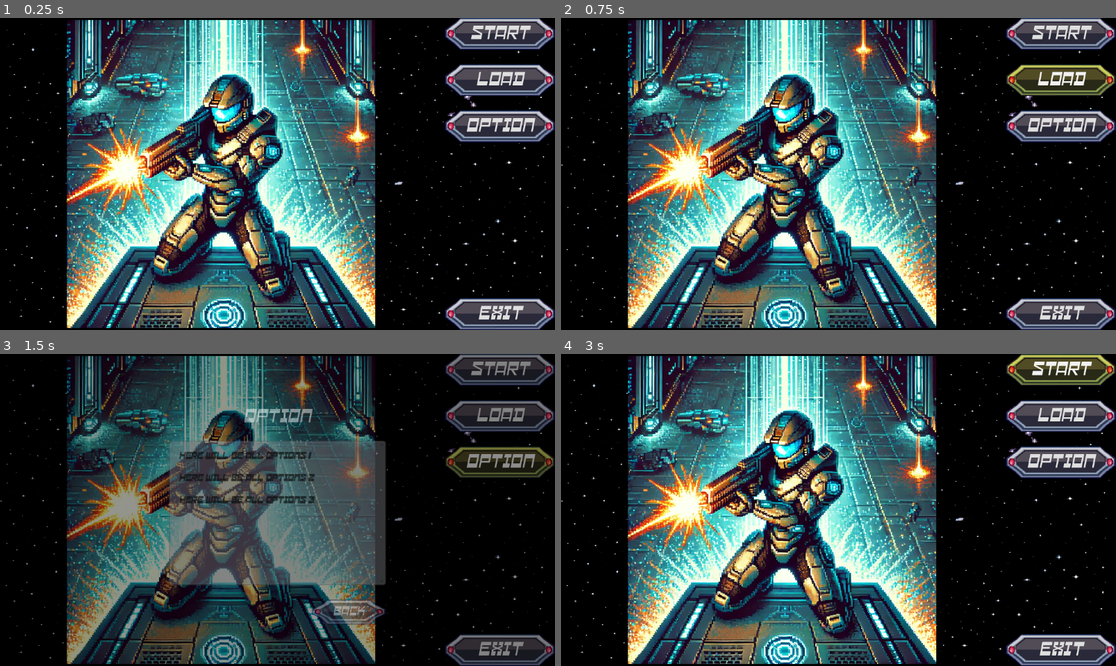
Above: before the commit, frames 1-4 (two rows, left to right).
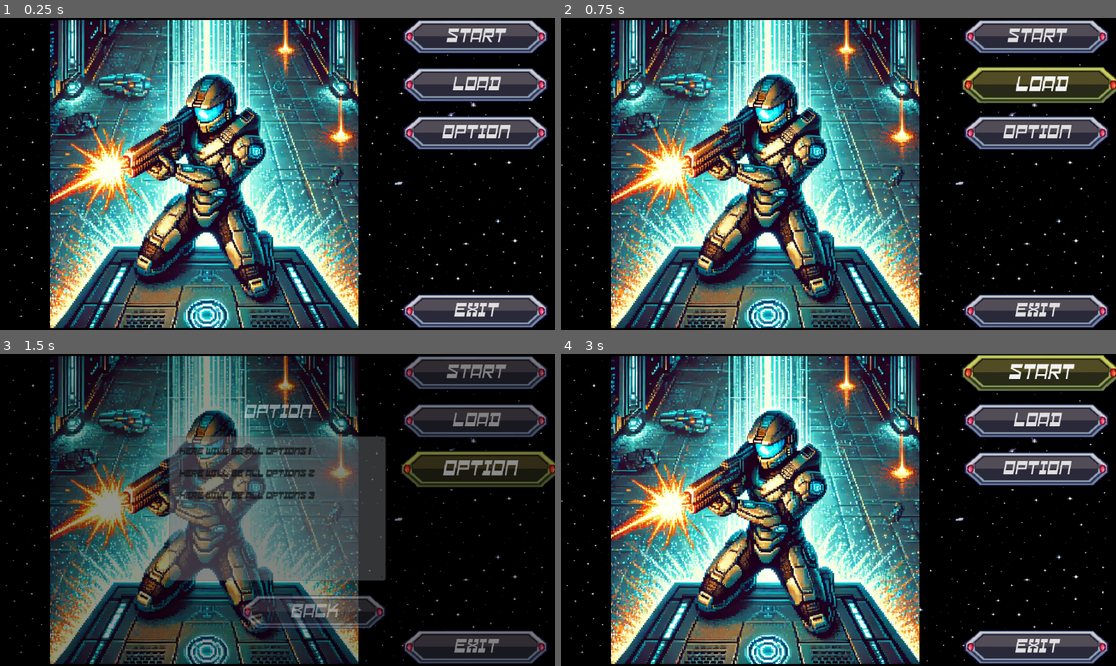
Above: after the commit, the same moments.

Repository: marmusevich/godot_prj
Game: Godot game, scene res://modes/main_menu/main_menu.tscn
Two runs of this game, one before a commit and one after it. Both use one fixed random seed, a clock stepped at 60 frames per second and the inputs below.
Inputs:
- Up to frame 1 (0.25 s): no input
- Up to frame 2 (0.75 s): click "Load" at 0.5 s
- Up to frame 3 (1.5 s): click "Option" at 1.25 s
- Up to frame 4 (3 s): click "Back" at 2 s; click "Start" at 2.75 s

The runs differ from the first frame. In frame 1, 58% of the frame differs, in the area x 9-100%, y 0-100%; in frame 2, 58%; in frame 3, 47%; in frame 4, 59%.

Commit message:
apply my button

Diff:
--- a/gaser-squad/modes/common/ui/options_menu.gd
+++ b/gaser-squad/modes/common/ui/options_menu.gd
@@ -1,5 +1,8 @@
 extends SubMenuScreen
 
 
-func _on_button_pressed() -> void:
+
+
+
+func _on_primary_button_activated(id: StringName) -> void:
 	close()
--- a/gaser-squad/modes/common/ui/options_menu.tscn
+++ b/gaser-squad/modes/common/ui/options_menu.tscn
@@ -3,9 +3,7 @@
 [ext_resource type="Script" uid="uid://bmef2x836aygr" path="res://modes/common/ui/options_menu.gd" id="1_s88ok"]
 [ext_resource type="FontFile" uid="uid://b3vwaxu0b641a" path="res://assets/fonts/ZeitmaxItalic-nA2g4.ttf" id="2_3rvs4"]
 [ext_resource type="StyleBox" uid="uid://dv2u3occ02qk8" path="res://modes/common/ui/styles/metal_panel_style_box.tres" id="3_3n08d"]
-[ext_resource type="StyleBox" uid="uid://djovw4ruq0k3y" path="res://modes/common/ui/styles/button_menu_normal_style_box.tres" id="4_qmgas"]
-[ext_resource type="StyleBox" uid="uid://dlj8i5mb7o6nh" path="res://modes/common/ui/styles/button_menu_presed_style_box.tres" id="5_oal84"]
-[ext_resource type="StyleBox" uid="uid://3orv70evk4gv" path="res://modes/common/ui/styles/button_menu_hover_style_box.tres" id="6_mr6cv"]
+[ext_resource type="PackedScene" uid="uid://dtag2hjbhq5uv" path="res://modes/common/ui/primary_buton.tscn" id="4_hxukf"]
 
 [sub_resource type="StyleBoxEmpty" id="StyleBoxEmpty_3n08d"]
 
@@ -91,14 +89,9 @@
 size_flags_horizontal = 3
 theme_override_styles/separator = SubResource("StyleBoxEmpty_3n08d")
 
-[node name="btnBack" type="Button" parent="CenterContainer/VBoxContainer/HBoxContainer" unique_id=1007435389]
+[node name="btnBack" parent="CenterContainer/VBoxContainer/HBoxContainer" unique_id=439914430 instance=ExtResource("4_hxukf")]
 layout_mode = 2
-size_flags_horizontal = 8
-theme_override_fonts/font = ExtResource("2_3rvs4")
-theme_override_font_sizes/font_size = 24
-theme_override_styles/normal = ExtResource("4_qmgas")
-theme_override_styles/pressed = ExtResource("5_oal84")
-theme_override_styles/hover = ExtResource("6_mr6cv")
 text = "Back"
+button_id = &"back"
 
-[connection signal="pressed" from="CenterContainer/VBoxContainer/HBoxContainer/btnBack" to="." method="_on_button_pressed"]
+[connection signal="activated" from="CenterContainer/VBoxContainer/HBoxContainer/btnBack" to="." method="_on_primary_button_activated"]
--- a/gaser-squad/modes/main_menu/main_menu.gd
+++ b/gaser-squad/modes/main_menu/main_menu.gd
@@ -12,17 +12,18 @@
 	options_menu.visible = false
 
 
+func _on_primary_button_activated(id: StringName) -> void:
+	print("main menu::_on_primary_button_activated ID = ", id)
+	match id:
+		"start":
+			pass
+		"load":
+			pass
+		"option":
+			submenu_manager.push(options_menu)
+		"quit":
+			pass
 
-func _on_btn_start_pressed() -> void:
-	pass # Replace with function body.
-
-
-func _on_btn_load_pressed() -> void:
-	pass # Replace with function body.
-
-
-func _on_btn_option_pressed() -> void:
-	submenu_manager.push(options_menu)
-
-func _on_btn_exit_pressed() -> void:
-	pass # Replace with function body.
+		_:
+			# Знак подчеркивания работает как "default"
+			push_warning("Неизвестный ID кнопки: ", id)
--- a/gaser-squad/modes/main_menu/main_menu.tscn
+++ b/gaser-squad/modes/main_menu/main_menu.tscn
@@ -3,10 +3,7 @@
 [ext_resource type="Script" uid="uid://63bdtoo0squk" path="res://modes/main_menu/main_menu.gd" id="1_dl2bw"]
 [ext_resource type="Texture2D" uid="uid://dal2jr5w2hy7s" path="res://assets/ui/menus/main-menu-fon.tres" id="1_w4exr"]
 [ext_resource type="Texture2D" uid="uid://diihwg8os0qg0" path="res://assets/ui/menus/main-menu-solder.tres" id="2_dl2bw"]
-[ext_resource type="FontFile" uid="uid://b3vwaxu0b641a" path="res://assets/fonts/ZeitmaxItalic-nA2g4.ttf" id="3_3mg83"]
-[ext_resource type="StyleBox" uid="uid://djovw4ruq0k3y" path="res://modes/common/ui/styles/button_menu_normal_style_box.tres" id="5_vb33w"]
-[ext_resource type="StyleBox" uid="uid://dlj8i5mb7o6nh" path="res://modes/common/ui/styles/button_menu_presed_style_box.tres" id="6_pwshh"]
-[ext_resource type="StyleBox" uid="uid://3orv70evk4gv" path="res://modes/common/ui/styles/button_menu_hover_style_box.tres" id="7_kr4ra"]
+[ext_resource type="PackedScene" uid="uid://dtag2hjbhq5uv" path="res://modes/common/ui/primary_buton.tscn" id="8_pwshh"]
 
 [sub_resource type="StyleBoxTexture" id="StyleBoxTexture_pwshh"]
 texture = ExtResource("1_w4exr")
@@ -41,6 +38,10 @@
 anchor_bottom = 1.0
 grow_horizontal = 2
 grow_vertical = 2
+theme_override_constants/margin_left = 15
+theme_override_constants/margin_top = 15
+theme_override_constants/margin_right = 15
+theme_override_constants/margin_bottom = 15
 
 [node name="HBoxContainer" type="HBoxContainer" parent="MarginContainer" unique_id=1633323110]
 layout_mode = 2
@@ -60,52 +61,37 @@
 [node name="VBoxContainer" type="VBoxContainer" parent="MarginContainer/HBoxContainer" unique_id=1546413248]
 custom_minimum_size = Vector2(0, 512)
 layout_mode = 2
-size_flags_horizontal = 8
+size_flags_horizontal = 4
 theme_override_constants/separation = 30
 alignment = 1
 
-[node name="btnStart" type="Button" parent="MarginContainer/HBoxContainer/VBoxContainer" unique_id=1715231976]
+[node name="btnStart" parent="MarginContainer/HBoxContainer/VBoxContainer" unique_id=439914430 instance=ExtResource("8_pwshh")]
 layout_mode = 2
-theme_override_fonts/font = ExtResource("3_3mg83")
-theme_override_font_sizes/font_size = 36
-theme_override_styles/normal = ExtResource("5_vb33w")
-theme_override_styles/pressed = ExtResource("6_pwshh")
-theme_override_styles/hover = ExtResource("7_kr4ra")
 text = "Start"
+button_id = &"start"
 
-[node name="btnLoad" type="Button" parent="MarginContainer/HBoxContainer/VBoxContainer" unique_id=295342720]
+[node name="btnLoad" parent="MarginContainer/HBoxContainer/VBoxContainer" unique_id=1276683025 instance=ExtResource("8_pwshh")]
 layout_mode = 2
-theme_override_fonts/font = ExtResource("3_3mg83")
-theme_override_font_sizes/font_size = 36
-theme_override_styles/normal = ExtResource("5_vb33w")
-theme_override_styles/pressed = ExtResource("6_pwshh")
-theme_override_styles/hover = ExtResource("7_kr4ra")
 text = "Load"
+button_id = &"load"
 
-[node name="btnOption" type="Button" parent="MarginContainer/HBoxContainer/VBoxContainer" unique_id=1575660318]
+[node name="btnOption" parent="MarginContainer/HBoxContainer/VBoxContainer" unique_id=1641329080 instance=ExtResource("8_pwshh")]
 layout_mode = 2
-theme_override_fonts/font = ExtResource("3_3mg83")
-theme_override_font_sizes/font_size = 36
-theme_override_styles/normal = ExtResource("5_vb33w")
-theme_override_styles/pressed = ExtResource("6_pwshh")
-theme_override_styles/hover = ExtResource("7_kr4ra")
-text = "Option"
+text = "Option
+"
+button_id = &"option"
 
 [node name="HSeparator" type="HSeparator" parent="MarginContainer/HBoxContainer/VBoxContainer" unique_id=77745255]
 layout_mode = 2
 size_flags_vertical = 3
 theme_override_styles/separator = SubResource("StyleBoxEmpty_w4exr")
 
-[node name="btnExit" type="Button" parent="MarginContainer/HBoxContainer/VBoxContainer" unique_id=622581895]
+[node name="btnExit" parent="MarginContainer/HBoxContainer/VBoxContainer" unique_id=677377042 instance=ExtResource("8_pwshh")]
 layout_mode = 2
-theme_override_fonts/font = ExtResource("3_3mg83")
-theme_override_font_sizes/font_size = 36
-theme_override_styles/normal = ExtResource("5_vb33w")
-theme_override_styles/pressed = ExtResource("6_pwshh")
-theme_override_styles/hover = ExtResource("7_kr4ra")
 text = "Exit"
+button_id = &"exit"
 
-[connection signal="pressed" from="MarginContainer/HBoxContainer/VBoxContainer/btnStart" to="." method="_on_btn_start_pressed"]
-[connection signal="pressed" from="MarginContainer/HBoxContainer/VBoxContainer/btnLoad" to="." method="_on_btn_load_pressed"]
-[connection signal="pressed" from="MarginContainer/HBoxContainer/VBoxContainer/btnOption" to="." method="_on_btn_option_pressed"]
-[connection signal="pressed" from="MarginContainer/HBoxContainer/VBoxContainer/btnExit" to="." method="_on_btn_exit_pressed"]
+[connection signal="activated" from="MarginContainer/HBoxContainer/VBoxContainer/btnStart" to="." method="_on_primary_button_activated"]
+[connection signal="activated" from="MarginContainer/HBoxContainer/VBoxContainer/btnLoad" to="." method="_on_primary_button_activated"]
+[connection signal="activated" from="MarginContainer/HBoxContainer/VBoxContainer/btnOption" to="." method="_on_primary_button_activated"]
+[connection signal="activated" from="MarginContainer/HBoxContainer/VBoxContainer/btnExit" to="." method="_on_primary_button_activated"]
